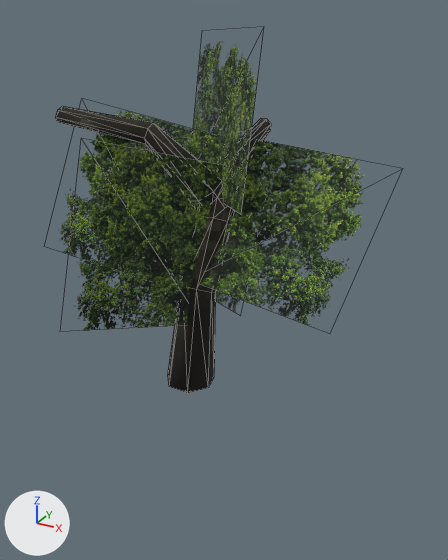
Renders of the glTF model models/Tree002.glb from each side of a commit.
Before and after are seen from a camera (50 mm lens) standing at (7.28, -11.45, 8.07) and looking at (0.18, 1.45, 1.62). The lights are fixed; the arrows at lower left show +X, +Y and +Z. Mesh edges are drawn as thin lines. Vertices at the same position are counted once.

Objects in the first picture: 'Tree001.001'.
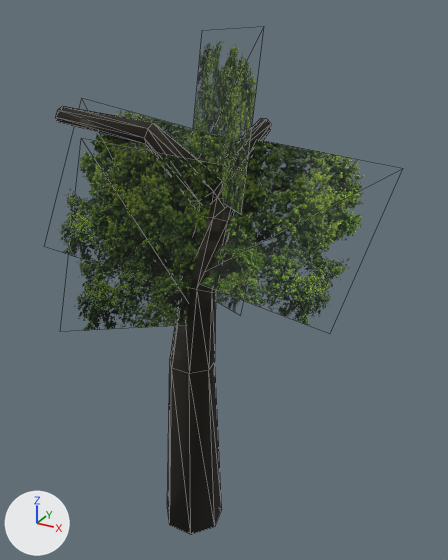
Where the change shows, as pixel boxes [x1, y1, x2, y2] in the pictures (448 x 560 px):
'Tree001.001', reshaped (40% taller): before [55, 41, 365, 393]; after [55, 41, 365, 534]
part 1 of me_cylinder_001, built on: before [168, 288, 216, 393]; after [167, 288, 222, 534]

The change, as a diff of the scene's bpy script:
```diff
--- a/models/Tree002.glb.py
+++ b/models/Tree002.glb.py
@@ me_cylinder_001 @@
 # used by ob_tree001_001; location = (0.0, 0.0, 0.0)
-me_cylinder_001.from_pydata(...)  # 90 vertices, 137 faces; spans x -4.19..4.29, y -3.21..5.67, z -0.62..7.71
+me_cylinder_001.from_pydata(...)  # 97 vertices, 151 faces; spans x -4.19..4.29, y -3.21..5.67, z -5.08..7.71
+# me_cylinder_001 part 1
+# 5 vertices are removed from x -0.49..0.61, y -0.56..0.62, z -0.62
+# 17 faces are deleted
+# 2 vertices move from x -0.61..0.27, y -0.56..-0.14, z -0.62 to x -0.58..0.26, y -0.44..-0.04, z -0.17..-0.15
+# 12 vertices are added at x -0.78..0.78, y -0.72..0.8, z -5.08..-0.15
+# 31 new faces join them
 me_cylinder_001.materials.append(mat_treefolliage01)
```
